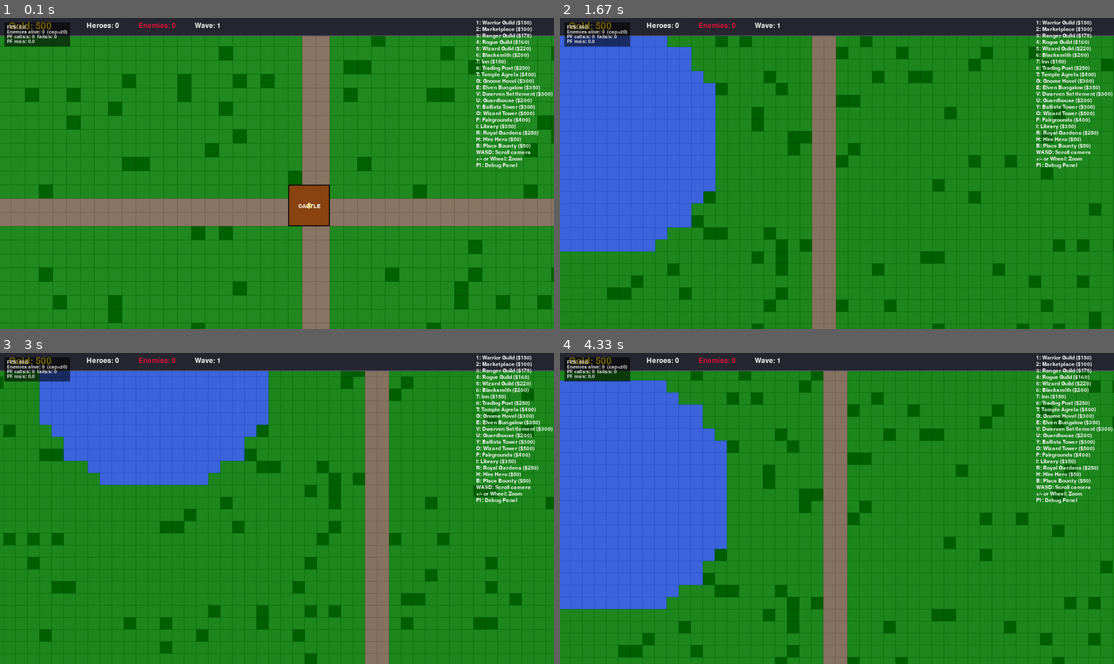
Above: before the commit, frames 1-4 (two rows, left to right).
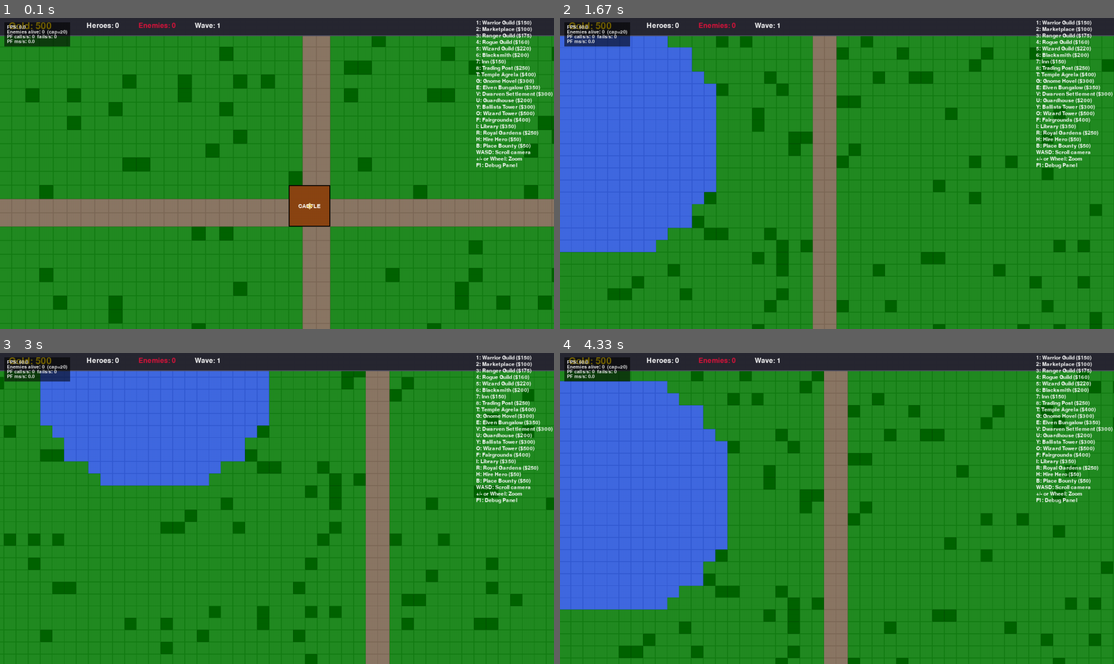
Above: after the commit, the same moments.

Repository: jaimiemontague/Kingdom
Game: pygame game, started from main.py
Same seed, same stepped clock (60 frames per second), same inputs: the game is played once before the commit and once after it.
Inputs (mouse positions are in pixels of both pictures, inside the frame that each line leads up to):
- Up to frame 1 (0.1 s): no input
- Up to frame 2 (1.67 s): tap - at 0.33 s; hold D 0.67-1.13 s; move the mouse to (1014, 164) at 0.7 s; hold W 1.17-1.47 s; move the mouse to (704, 176) at 1.2 s; hold D from 1.5 s (still down); move the mouse to (665, 126) at 1.53 s
- Up to frame 3 (3 s): release D at 1.97 s; hold A 2-2.53 s; move the mouse to (481, 617) at 2.03 s; hold S 2.57-2.87 s; move the mouse to (132, 393) at 2.6 s; hold A from 2.9 s (still down); move the mouse to (144, 446) at 2.93 s
- Up to frame 4 (4.33 s): release A at 3.3 s; hold W 3.33-3.7 s; move the mouse to (842, 539) at 3.37 s; hold D from 3.73 s (still down); move the mouse to (820, 455) at 3.77 s

The runs differ from the first frame. In frame 1, 1.4% of the frame differs, in the area x 0-100%, y 5-100%; in frame 2, 1.4%; in frame 3, 1.2%; in frame 4, 1.4%.

Commit message:
Pixel-perfect scaling + VFX hook

Diff:
--- a/game/engine.py
+++ b/game/engine.py
@@ -92,6 +92,12 @@
 
         # AI controller (will be set from main.py)
         self.ai_controller = None
+
+        # Optional VFX system (set by future graphics work). Expected interface:
+        # - update(dt: float) -> None
+        # - render(surface: pygame.Surface, camera_offset: tuple[int,int]) -> None
+        # - emit_from_events(events: list[dict]) -> None
+        self.vfx_system = None
 
         # Tax collector (created after castle is placed)
         self.tax_collector = None
@@ -573,6 +579,14 @@
             self.heroes, self.enemies, self.buildings
         )
 
+        # Feed combat events into optional VFX system (non-blocking, best-effort).
+        if self.vfx_system is not None and hasattr(self.vfx_system, "emit_from_events"):
+            try:
+                self.vfx_system.emit_from_events(events)
+            except Exception:
+                # VFX should never crash the simulation.
+                pass
+
         # Handle combat events
         for event in events:
             if event["type"] == "enemy_killed":
@@ -648,6 +662,13 @@
         # Update HUD
         self.hud.update()
 
+        # Update VFX (after simulation state is updated).
+        if self.vfx_system is not None and hasattr(self.vfx_system, "update"):
+            try:
+                self.vfx_system.update(dt)
+            except Exception:
+                pass
+
         # Camera already updated at top of update()
 
     def screen_to_world(self, screen_x: float, screen_y: float) -> tuple[float, float]:
@@ -751,7 +772,8 @@
         # Clear screen
         self.screen.fill(COLOR_BLACK)
 
-        camera_offset = (self.camera_x, self.camera_y)
+        # Pixel art: quantize camera to integer pixels to reduce shimmer.
+        camera_offset = (int(self.camera_x), int(self.camera_y))
 
         # If not zoomed, render directly to the screen to avoid an expensive smoothscale.
         if abs((self.zoom if self.zoom else 1.0) - 1.0) < 1e-6:
@@ -799,9 +821,17 @@
         # Render building preview
         self.building_menu.render(view_surface, camera_offset)
 
+        # Render VFX overlay (world-space) if present.
+        if self.vfx_system is not None and hasattr(self.vfx_system, "render"):
+            try:
+                self.vfx_system.render(view_surface, camera_offset)
+            except Exception:
+                pass
+
         # Scale the world to the actual window (reusing a destination surface)
         if view_surface is not self.screen:
-            pygame.transform.smoothscale(view_surface, (WINDOW_WIDTH, WINDOW_HEIGHT), self._scaled_surface)
+            # Pixel art: nearest-neighbor scaling (no blur).
+            pygame.transform.scale(view_surface, (WINDOW_WIDTH, WINDOW_HEIGHT), self._scaled_surface)
             self.screen.blit(self._scaled_surface, (0, 0))
 
         # Render HUD
